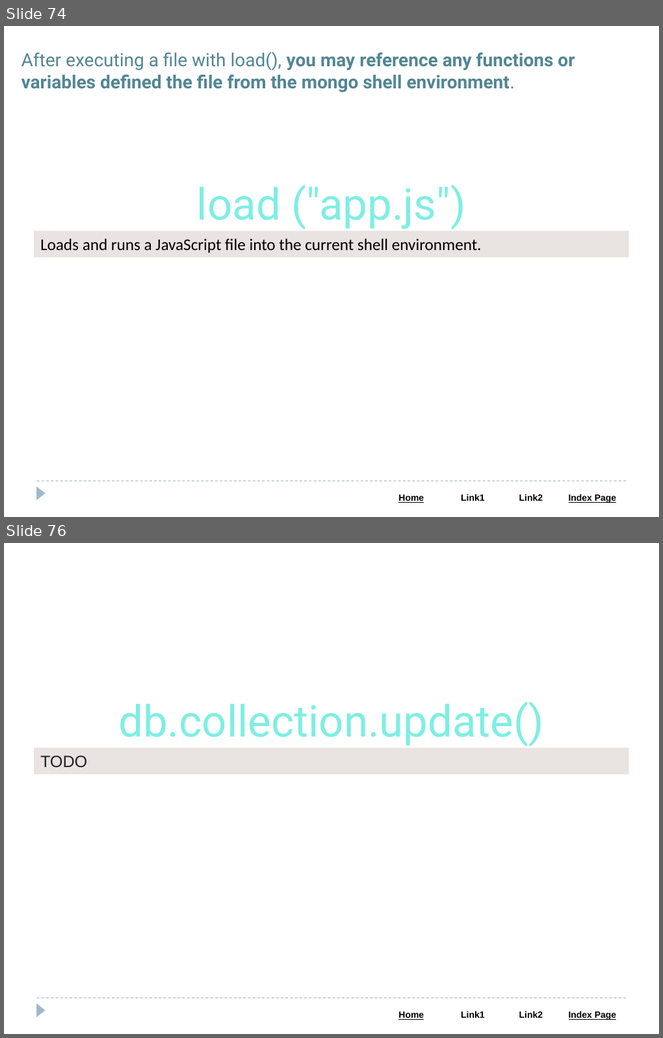
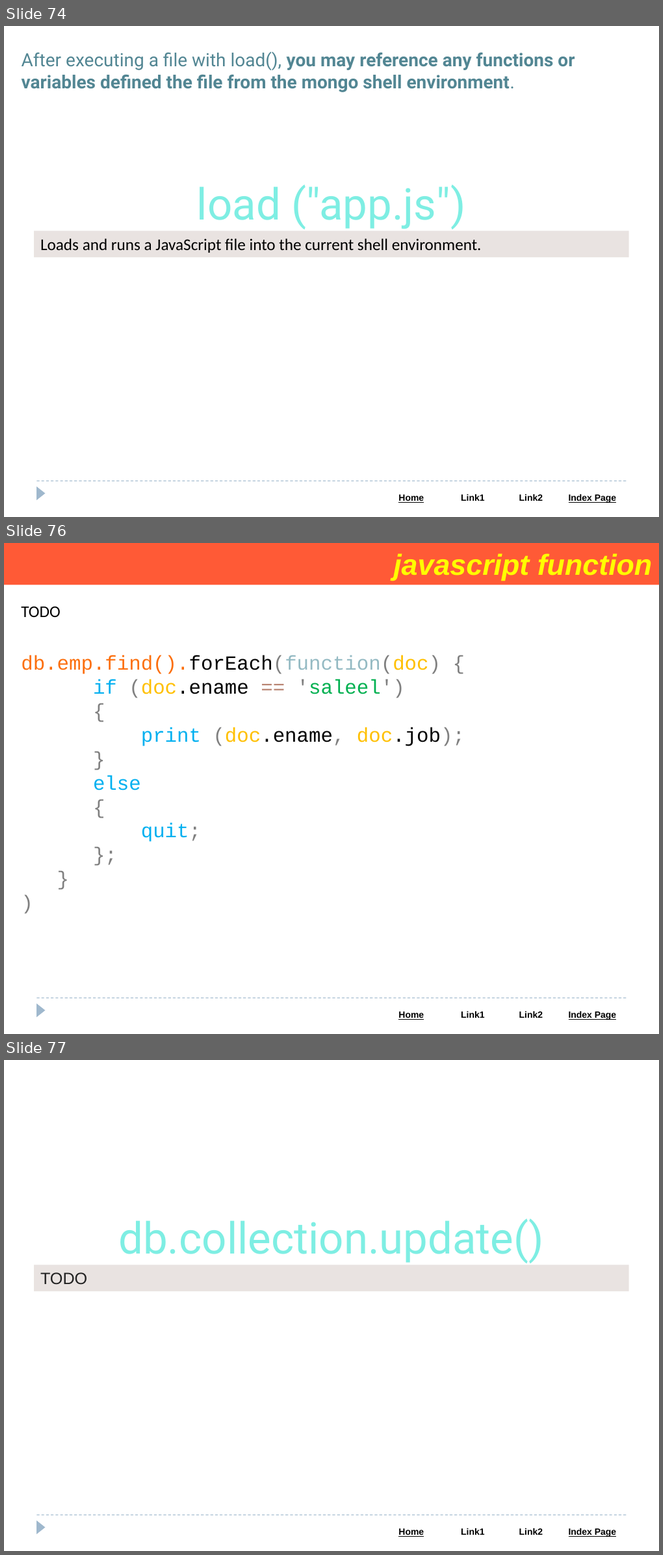
Before and after one commit to Saleel-Bagde/PPT-s, a slide deck: MongoDB PPT.pptx. Shown one above the other, each under a label of ours: slides 74 and 76 before the commit, slides 74, 76 and 77 after it; the slides between them are not shown. The pictures are 663x1038 and 663x1555 pixels, drawn with LibreOffice and Linux fonts; fonts in the diff are those of the drawing. Boxes give left, top, right and bottom in pixels: in the first picture for what was removed or moved away, otherwise in the second. Text is boxed around its words. In the diff, an @@ line names an element or a change of style, - is before the commit and + after.

```diff
--- a/MongoDB PPT.pptx
+++ b/MongoDB PPT.pptx
@@ slide 76 added at (4, 543, 659, 1034), background #FFFFFF; not listed: 3 template elements that a slide beside it also shows @@
@@ rectangle added at (4, 543, 659, 585), fill #FF5A36, 32 pt, text #FFFF00, bold, italic @@
+javascript function
@@ text added at (21, 606, 60, 617), 18 pt, text #000000 @@
+TODO
@@ text added at (21, 655, 465, 842), 22 pt, text #000000 @@
+db.emp.find().forEach(function(doc) {
+if (doc.ename == 'saleel')
+{
+print (doc.ename, doc.job);
+}
+else
+{
+quit;
+};
+}
+)
@@ what was slide 76 is now slide 77 @@
```
Also in this commit, not shown: 5 slides changed.
